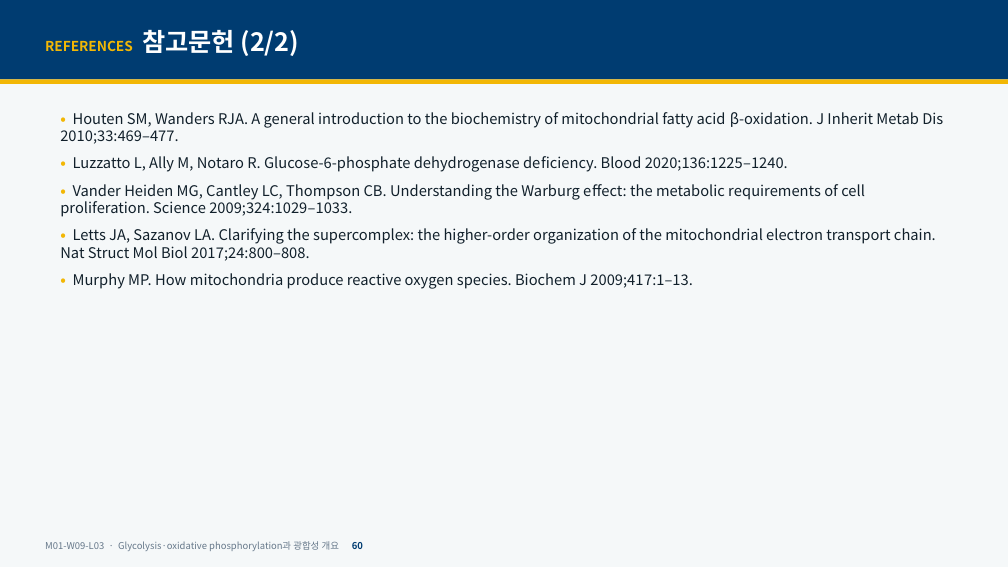
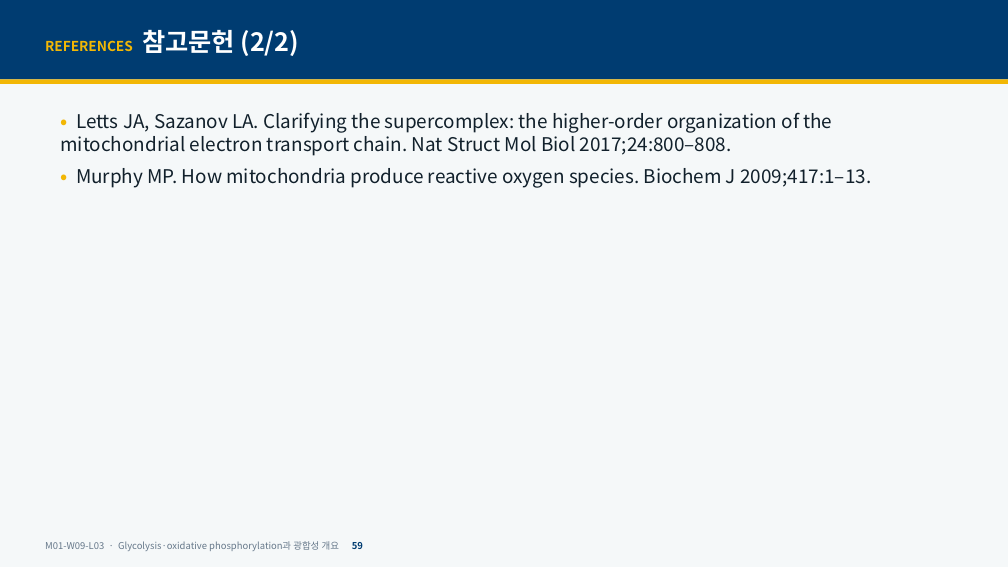
Before and after one commit to hoperiasd2/hoperiasd2.github.io, a slide deck: slide 59 of curriculum/M01/W09/L03/slides.pptx (slide 60 before the commit). Drawn at 1008x567 pixels with LibreOffice and Linux fonts; fonts in the diff are those of the drawing. Boxes give left, top, right and bottom in pixels: in the first picture for what was removed or moved away, otherwise in the second. Text is boxed around its words. In the diff, an @@ line names an element or a change of style, - is before the commit and + after.

```diff
--- a/curriculum/M01/W09/L03/slides.pptx
+++ b/curriculum/M01/W09/L03/slides.pptx
@@ text "• Letts JA, Sazanov LA. ..." at (60,112,871,188): size 14 to 18 pt @@
@@ text at (60,112,943,217): paragraphs removed @@
-• Houten SM, Wanders RJA. A general introduction to the biochemistry of mitochondrial fatty acid β-oxidation. J Inherit Metab Dis 2010;33:469–477.
-• Luzzatto L, Ally M, Notaro R. Glucose-6-phosphate dehydrogenase deficiency. Blood 2020;136:1225–1240.
-• Vander Heiden MG, Cantley LC, Thompson CB. Understanding the Warburg effect: the metabolic requirements of cell proliferation. Science 2009;324:1029–1033.
```
Also in this commit, not shown: 54 other slides changed, 1 slide added, 2 slides removed, 13 other files.
